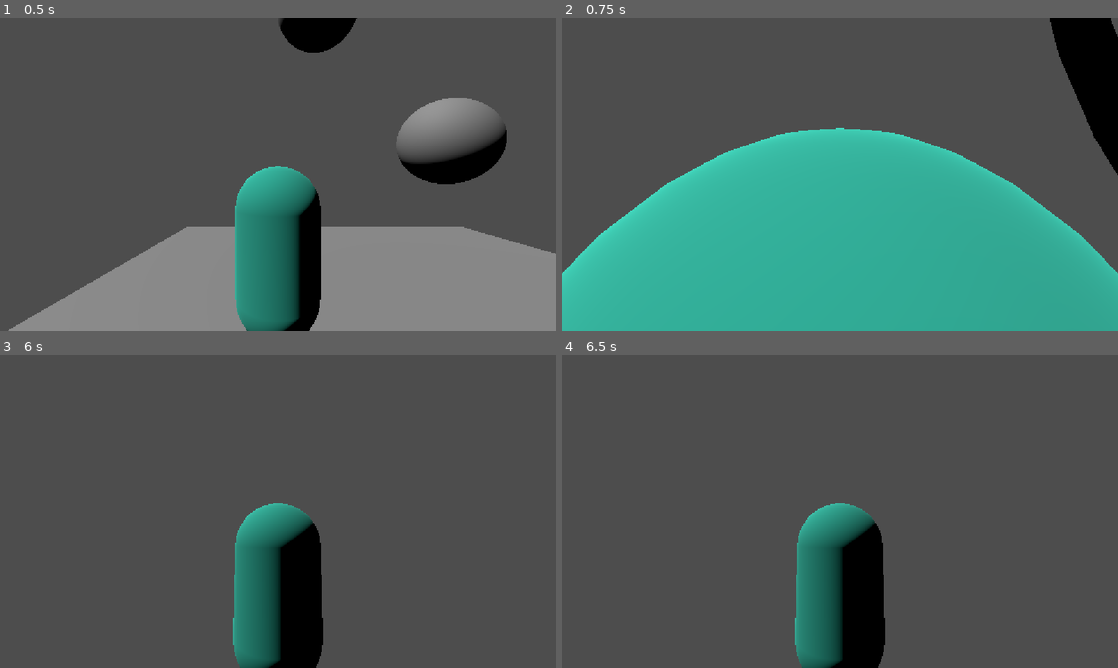
Above: before the commit, frames 1-4 (two rows, left to right).
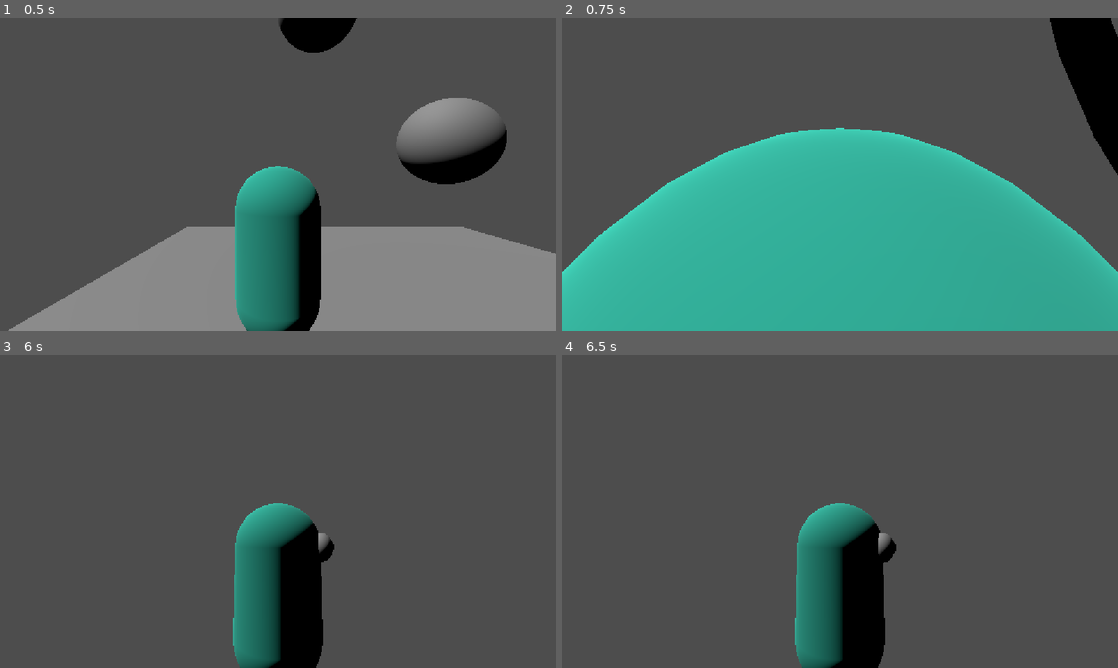
Above: after the commit, the same moments.

Repository: Foxsia/3Dplatformer
Game: Godot game, scene res://level_1.tscn
Same seed, same stepped clock (60 frames per second), same inputs: the game is played once before the commit and once after it.
Inputs (mouse positions are in pixels of both pictures, inside the frame that each line leads up to):
- Up to frame 1 (0.5 s): no input
- Up to frame 2 (0.75 s): move the mouse to (867, 174) at 0.52 s; hold W (up) from 0.53 s (still down); tap Space (jump) at 0.6 s
- Up to frame 3 (6 s): tap Space (jump) at 0.77, 1.07, 1.35, 1.52, 1.82, 2.1, 2.85, 3.02, 3.32, 3.5, 3.6, 3.77, 4.07, 4.35, 4.52, 4.82, 5, 5.1, 5.85 s; move the mouse to (250, 511) at 1.27 s; move the mouse to (289, 505) at 2.02 s; tap Enter at 2.75, 4.25, 5.75 s; move the mouse to (272, 517) at 2.77 s; move the mouse to (316, 514) at 3.52 s; move the mouse to (233, 508) at 4.27 s; move the mouse to (283, 511) at 5.02 s; move the mouse to (255, 505) at 5.77 s; release W (up) at 5.78 s; hold D (right) from 5.78 s (still down)
- Up to frame 4 (6.5 s): keep holding D (right); tap Space (jump) at 6.02, 6.32 s

Frame 1 is identical in both runs. In frame 2, less than 0.1% of the frame differs, in the area x 0-100%, y 44-82%; in frame 3, 0.2%; in frame 4, 0.2%, in the area x 56-61%, y 56-67%.

Commit message:
rotate player towards movement direction

Diff:
--- a/player.gd
+++ b/player.gd
@@ -4,7 +4,10 @@
 const SPEED = 5.0
 const JUMP_VELOCITY = 4.5
 var gravity = ProjectSettings.get_setting("physics/3d/default_gravity")
+
 @onready var pivot = $CameraOrigin
+@onready var pitch = $CameraOrigin/CameraPitch
+@onready var mesh = $BodyMesh
 
 @export var sens = 0.5
 
@@ -13,28 +16,39 @@
 
 func _input(event):
 	if event is InputEventMouseMotion:
-		rotate_y(deg_to_rad(-event.relative.x * sens))
-		pivot.rotate_x(deg_to_rad(-event.relative.y * sens))
-		pivot.rotation.x = clamp(pivot.rotation.x, deg_to_rad(-90), deg_to_rad(45))
+		pivot.rotate_y(deg_to_rad(-event.relative.x * sens))
+		pitch.rotate_x(deg_to_rad(-event.relative.y * sens))
+		pitch.rotation.x = clamp(pitch.rotation.x, deg_to_rad(-60), deg_to_rad(45))
 
 func _physics_process(delta):
 	if not is_on_floor():
 		velocity.y -= gravity * delta
 
-	# Handle jump.
 	if Input.is_action_just_pressed("jump") and is_on_floor():
 		velocity.y = JUMP_VELOCITY
 
 	if Input.is_action_just_pressed("quit"):
 		get_tree().quit()
 
-	# Get the input direction and handle the movement/deceleration.
-	# As good practice, you should replace UI actions with custom gameplay actions.
 	var input_dir = Input.get_vector("left", "right", "up", "down")
-	var direction = (transform.basis * Vector3(input_dir.x, 0, input_dir.y)).normalized()
-	if direction:
+	var forward = -pivot.global_transform.basis.z
+	forward.y = 0
+	forward = forward.normalized()
+
+	var right = pivot.global_transform.basis.x
+	right.y = 0
+	right = right.normalized()
+
+	var direction = (right * input_dir.x - forward * input_dir.y).normalized()
+	if direction != Vector3.ZERO:
 		velocity.x = direction.x * SPEED
 		velocity.z = direction.z * SPEED
+
+		mesh.rotation.y = lerp_angle(
+			mesh.rotation.y,
+			atan2(-direction.x, -direction.z),
+			delta * 10
+		)
 	else:
 		velocity.x = move_toward(velocity.x, 0, SPEED)
 		velocity.z = move_toward(velocity.z, 0, SPEED)
--- a/player.tscn
+++ b/player.tscn
@@ -9,6 +9,11 @@
 albedo_color = Color(0.17254902, 0.7019608, 0.6117647, 1)
 
 [sub_resource type="SphereMesh" id="SphereMesh_5glgx"]
+
+[sub_resource type="SphereMesh" id="SphereMesh_urqp6"]
+
+[sub_resource type="StandardMaterial3D" id="StandardMaterial3D_6tslr"]
+albedo_color = Color(0, 0, 0, 1)
 
 [sub_resource type="CapsuleShape3D" id="CapsuleShape3D_urqp6"]
 radius = 0.5473633
@@ -24,9 +29,19 @@
 transform = Transform3D(0.32854944, 0, 0, 0, 0.32776588, 0, 0, 0, 0.2551388, -0.17686528, 0.48147523, -0.44608653)
 mesh = SubResource("SphereMesh_5glgx")
 
+[node name="Pupil" type="MeshInstance3D" parent="BodyMesh/Eye1" unique_id=231390370]
+transform = Transform3D(0.5, 0, 0, 0, 0.5, 0, 0, 0, 0.5, 0, 0, -0.33268166)
+mesh = SubResource("SphereMesh_urqp6")
+surface_material_override/0 = SubResource("StandardMaterial3D_6tslr")
+
 [node name="Eye2" type="MeshInstance3D" parent="BodyMesh" unique_id=41415204]
 transform = Transform3D(0.32854944, 0, 0, 0, 0.32776588, 0, 0, 0, 0.2551388, 0.17279822, 0.48147523, -0.4727261)
 mesh = SubResource("SphereMesh_5glgx")
+
+[node name="Pupil" type="MeshInstance3D" parent="BodyMesh/Eye2" unique_id=1256350505]
+transform = Transform3D(0.5, 0, 0, 0, 0.5, 0, 0, 0, 0.5, 0, 0, -0.33268166)
+mesh = SubResource("SphereMesh_urqp6")
+surface_material_override/0 = SubResource("StandardMaterial3D_6tslr")
 
 [node name="BodyCol" type="CollisionShape3D" parent="." unique_id=1940123732]
 transform = Transform3D(1, 0, 0, 0, 1, 0, 0, 0, 1, 0, -0.0074899197, 0)
@@ -35,10 +50,12 @@
 [node name="CameraOrigin" type="Node3D" parent="." unique_id=691537197]
 transform = Transform3D(1, 0, 0, 0, 1, 0, 0, 0, 1, 0, 0.50695765, 0)
 
-[node name="SpringArm3D" type="SpringArm3D" parent="CameraOrigin" unique_id=1676717546]
+[node name="CameraPitch" type="Node3D" parent="CameraOrigin" unique_id=318613011]
+
+[node name="SpringArm3D" type="SpringArm3D" parent="CameraOrigin/CameraPitch" unique_id=1676717546]
 transform = Transform3D(1, 0, 0, 0, 1, 0, 0, 0, 1, 0, 0.39393973, 0.44611883)
 spring_length = 2.0
 margin = 0.5
 
-[node name="Camera3D" type="Camera3D" parent="CameraOrigin/SpringArm3D" unique_id=1570792498]
+[node name="Camera3D" type="Camera3D" parent="CameraOrigin/CameraPitch/SpringArm3D" unique_id=1570792498]
 transform = Transform3D(1, 0, 0, 0, 1, 0, 0, 0, 1, 0, 0.34467936, -2.0992727)
